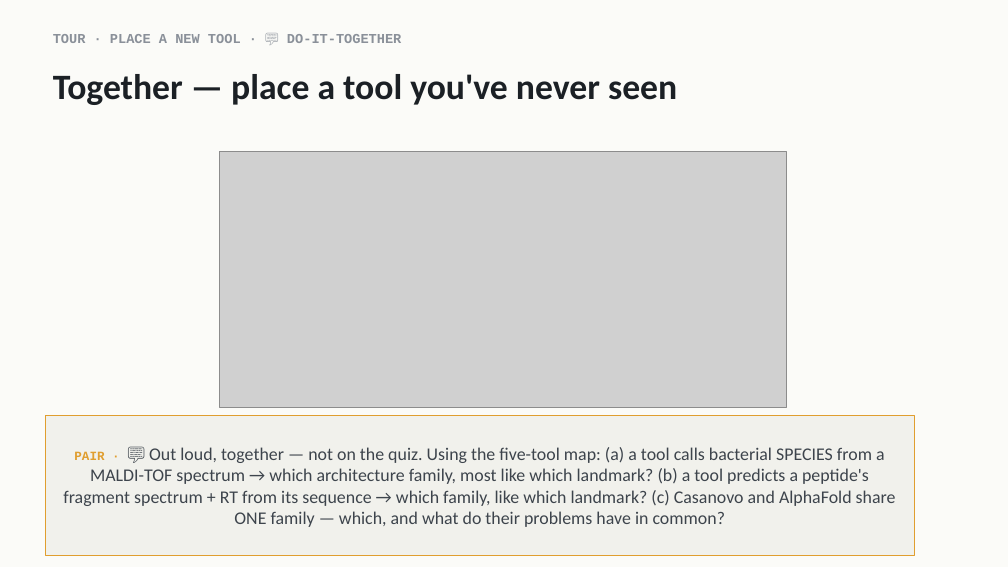
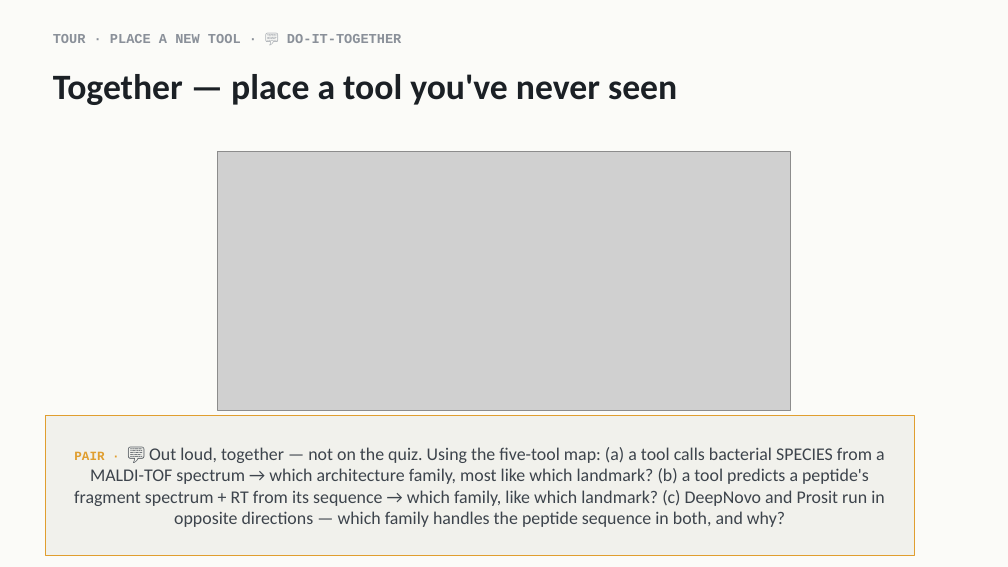
Before and after one commit to indigobio/msacl_dl_course, a slide deck: slide 43 of slides/pptx/lecture13_llms_landscape.pptx (slide 33 before the commit). Drawn at 1008x567 pixels with LibreOffice and Linux fonts; fonts in the diff are those of the drawing; grey boxes stand for pictures. Boxes give left, top, right and bottom in pixels: in the first picture for what was removed or moved away, otherwise in the second. Text is boxed around its words. In the diff, an @@ line names an element or a change of style, - is before the commit and + after.

```diff
--- a/slides/pptx/lecture13_llms_landscape.pptx
+++ b/slides/pptx/lecture13_llms_landscape.pptx
@@ picture: place and size @@
-picture at [219, 151, 786, 408]
+picture at [218, 151, 790, 410]
@@ text in rectangle at [74, 447, 885, 527]: text changed @@
-PAIR · 💬 Out loud, together — not on the quiz. Using the five-tool map: (a) a tool calls bacterial SPECIES from a MALDI-TOF spectrum → which architecture family, most like which landmark? (b) a tool predicts a peptide's fragment spectrum + RT from its sequence → which family, like which landmark? (c) Casanovo and AlphaFold share ONE family — which, and what do their problems have in common?
+PAIR · 💬 Out loud, together — not on the quiz. Using the five-tool map: (a) a tool calls bacterial SPECIES from a MALDI-TOF spectrum → which architecture family, most like which landmark? (b) a tool predicts a peptide's fragment spectrum + RT from its sequence → which family, like which landmark? (c) DeepNovo and Prosit run in opposite directions — which family handles the peptide sequence in both, and why?
```
Also in this commit, not shown: 6 other slides changed, 10 slides added, 3 other files.
